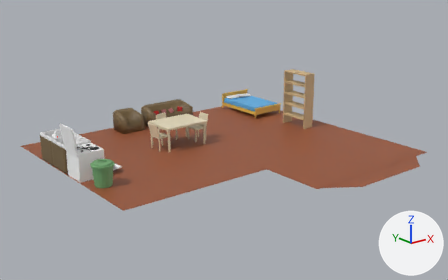
The glTF model Asset/Models/Title/HouseObject/houseObject.gltf, before and after one commit.
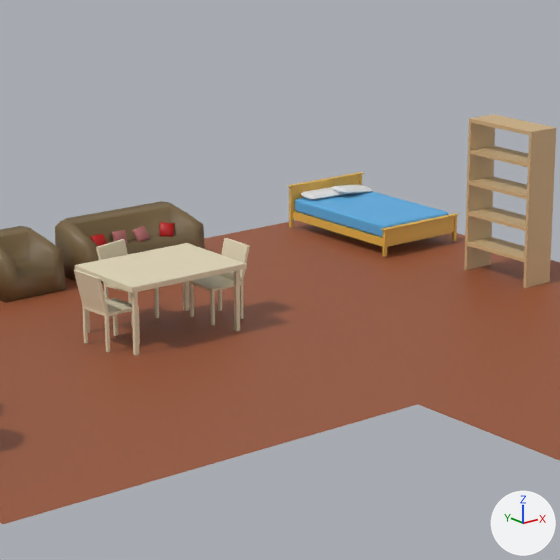
Each version is shown whole from a 50 mm lens placed at (-14.74, -21.21, 7.68), pointed at (-0.57, -3.5, 0.6), then close up on the part from 27% to 71% of the width and 11% to 80% of the height. Every picture has the same lights, and +X, +Y and +Z are marked at lower right. Where no turn or scale is listed for an object, it has been applied to the vertices.
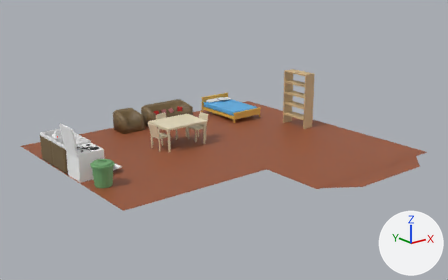
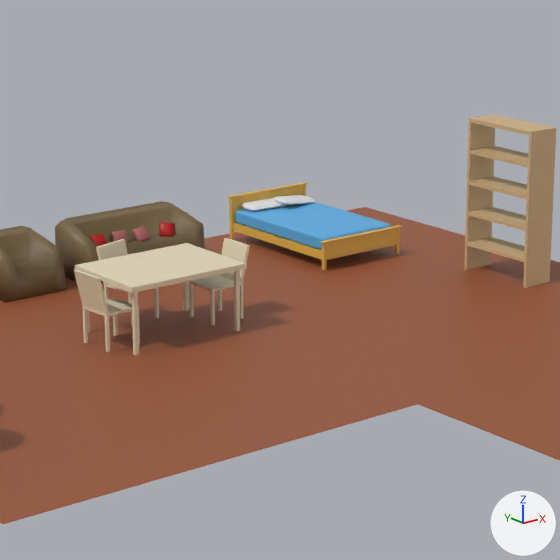
Boxes (x1, y1, x2, y2) around the edits, measured in the close-ups (560 x 560 px):
'Cube.001', moved
    before: (295, 191, 448, 237)
    after: (235, 202, 391, 250)
'Cube', moved
    before: (287, 172, 459, 257)
    after: (227, 182, 402, 270)
'Simple Queensize Bed', moved
    before: (301, 185, 372, 200)
    after: (241, 195, 315, 211)

The change in detail:
Object 'Simple Queensize Bed' (ob_simple_queensize_bed) moves from (4.21, 1.69, 0.63) to (2.95, 1.69, 0.63).
Object 'Cube.001' (ob_cube_001) moves from (4.44, 0.72, 0.46) to (3.18, 0.72, 0.46).
Object 'Cube' (ob_cube) moves from (4.45, 1.91, 0.46) to (3.2, 1.91, 0.46).
